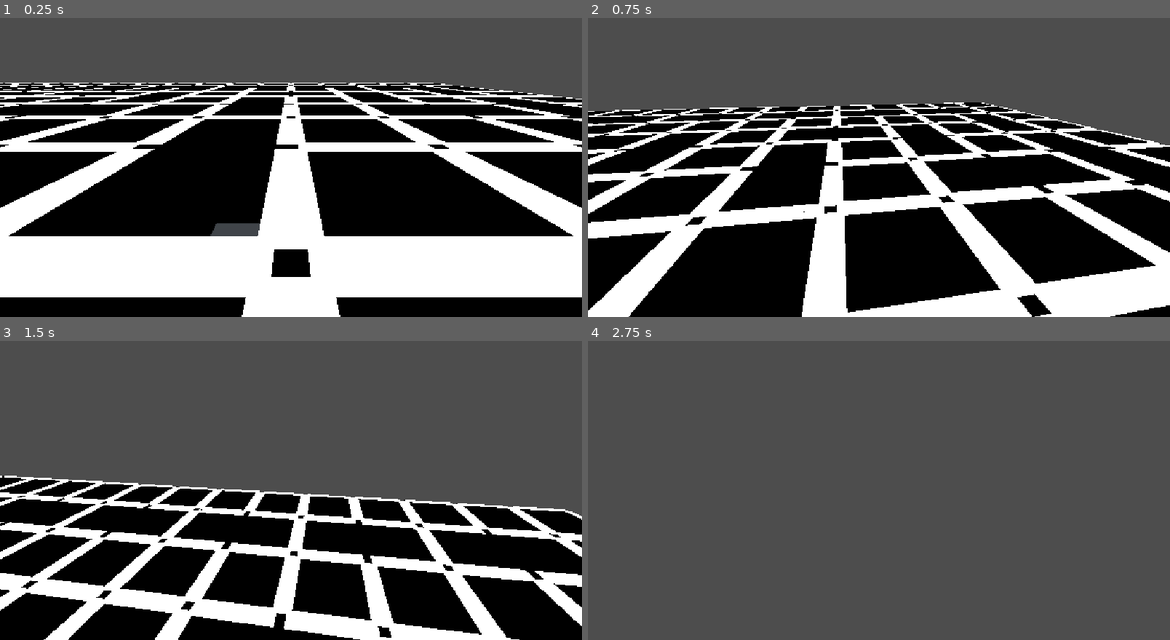
Above: before the commit, frames 1-4 (two rows, left to right).
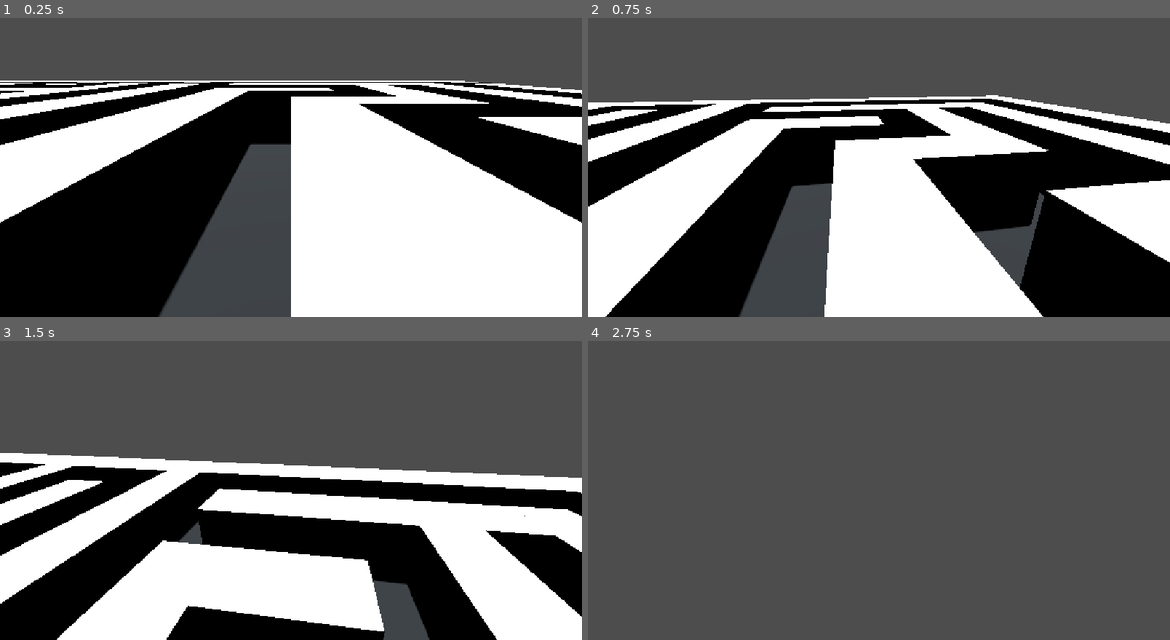
Above: after the commit, the same moments.

Repository: idtest1gg-arch/maze
Game: Godot game, scene res://Main.tscn
The game is run twice, just before and just after one commit, with the same random seed, the same clock (stepped at 60 frames per second) and the same inputs.
Inputs (mouse positions are in pixels of both pictures, inside the frame that each line leads up to):
- Up to frame 1 (0.25 s): no input
- Up to frame 2 (0.75 s): tap Enter at 0.5 s; move the mouse to (908, 152) at 0.52 s; hold W from 0.53 s (still down); hold E from 0.53 s (still down); click (908, 152) at 0.67 s
- Up to frame 3 (1.5 s): keep holding W; move the mouse to (261, 478) at 1.27 s; release E at 1.28 s; tap Q at 1.35 s
- Up to frame 4 (2.75 s): keep holding W; move the mouse to (890, 469) at 2.02 s; hold Shift from 2.03 s (still down)

The runs differ from the first frame. In frame 1, 42% of the frame differs, in the area x 0-100%, y 20-100%; in frame 2, 40%; in frame 3, 35%; in frame 4, nothing differs.

Commit message:
Rewrite the maze generation using a different carving approach so the labyrinth looks like a real maze instead of a dense grid.

Diff:
--- a/maze/Main.tscn
+++ b/maze/Main.tscn
@@ -5,12 +5,10 @@
 
 [node name="MazeRoot" type="Node3D"]
 script = ExtResource("1")
-maze_width = 17
-maze_height = 17
+maze_width = 21
+maze_height = 21
 cell_size = 2.0
 wall_height = 2.5
-wall_thickness = 0.22
-wall_margin = 0.1
 
 [node name="Camera3D" type="Camera3D" parent="."]
 transform = Transform3D(1, 0, 0, 0, 0.866025, 0.5, 0, -0.5, 0.866025, 0, 3.5, 7)
--- a/maze/MazeGenerator.gd
+++ b/maze/MazeGenerator.gd
@@ -1,11 +1,9 @@
 extends Node3D
 
-@export var maze_width: int = 17
-@export var maze_height: int = 17
+@export var maze_width: int = 21
+@export var maze_height: int = 21
 @export var cell_size: float = 2.0
 @export var wall_height: float = 2.5
-@export var wall_thickness: float = 0.22
-@export var wall_margin: float = 0.1
 @export var wall_color: Color = Color(0.92, 0.88, 0.8)
 @export var floor_color: Color = Color(0.12, 0.14, 0.16)
 
@@ -26,89 +24,52 @@
     for y in range(maze_height):
         var row: Array = []
         for x in range(maze_width):
-            row.append({
-                "visited": false,
-                "walls": {"N": true, "E": true, "S": true, "W": true}
-            })
+            row.append(1)
         grid.append(row)
 
-    var stack: Array = [Vector2i(1, 1)]
-    grid[1][1]["visited"] = true
+    carve_maze(grid, Vector2i(1, 1))
+    create_floor(grid)
+    create_walls(grid)
+
+func carve_maze(grid: Array, start: Vector2i) -> void:
+    var stack: Array = [start]
+    grid[start.y][start.x] = 0
 
     while not stack.is_empty():
         var current: Vector2i = stack.back()
         var options: Array = []
+
         var directions: Array = [
-            Vector2i(0, -2),
             Vector2i(2, 0),
+            Vector2i(-2, 0),
             Vector2i(0, 2),
-            Vector2i(-2, 0)
+            Vector2i(0, -2)
         ]
 
         for delta in directions:
-            var next_cell: Vector2i = current + delta
-            if next_cell.x <= 0 or next_cell.x >= maze_width - 1:
+            var next: Vector2i = current + delta
+            if next.x <= 0 or next.x >= maze_width - 1:
                 continue
-            if next_cell.y <= 0 or next_cell.y >= maze_height - 1:
+            if next.y <= 0 or next.y >= maze_height - 1:
                 continue
-            if grid[next_cell.y][next_cell.x]["visited"]:
-                continue
-            options.append(delta)
+            if grid[next.y][next.x] == 1:
+                var wall_pos: Vector2i = current + delta / 2
+                if grid[wall_pos.y][wall_pos.x] == 1:
+                    options.append(delta)
 
         if options.is_empty():
             stack.pop_back()
             continue
 
         var delta: Vector2i = options[randi() % options.size()]
-        var next_cell: Vector2i = current + delta
-        var wall_cell: Vector2i = current + delta / 2
+        var next: Vector2i = current + delta
+        var mid: Vector2i = current + delta / 2
 
-        if delta.x > 0:
-            grid[current.y][current.x]["walls"]["E"] = false
-            grid[wall_cell.y][wall_cell.x]["walls"]["W"] = false
-        elif delta.x < 0:
-            grid[current.y][current.x]["walls"]["W"] = false
-            grid[wall_cell.y][wall_cell.x]["walls"]["E"] = false
-        elif delta.y > 0:
-            grid[current.y][current.x]["walls"]["S"] = false
-            grid[wall_cell.y][wall_cell.x]["walls"]["N"] = false
-        elif delta.y < 0:
-            grid[current.y][current.x]["walls"]["N"] = false
-            grid[wall_cell.y][wall_cell.x]["walls"]["S"] = false
+        grid[mid.y][mid.x] = 0
+        grid[next.y][next.x] = 0
+        stack.push_back(next)
 
-        grid[next_cell.y][next_cell.x]["visited"] = true
-        stack.push_back(next_cell)
-
-    create_floor()
-
-    for y in range(maze_height):
-        for x in range(maze_width):
-            var cell: Dictionary = grid[y][x]
-            var center_x := x * cell_size - (maze_width * cell_size) / 2.0 + cell_size / 2.0
-            var center_z := y * cell_size - (maze_height * cell_size) / 2.0 + cell_size / 2.0
-
-            if cell["walls"]["N"]:
-                add_wall_segment(
-                    Vector3(center_x, wall_height * 0.5, center_z - cell_size * 0.5 + wall_margin),
-                    Vector3(cell_size - wall_margin * 2.0, wall_height, wall_thickness)
-                )
-            if cell["walls"]["E"]:
-                add_wall_segment(
-                    Vector3(center_x + cell_size * 0.5 - wall_margin, wall_height * 0.5, center_z),
-                    Vector3(wall_thickness, wall_height, cell_size - wall_margin * 2.0)
-                )
-            if cell["walls"]["S"]:
-                add_wall_segment(
-                    Vector3(center_x, wall_height * 0.5, center_z + cell_size * 0.5 - wall_margin),
-                    Vector3(cell_size - wall_margin * 2.0, wall_height, wall_thickness)
-                )
-            if cell["walls"]["W"]:
-                add_wall_segment(
-                    Vector3(center_x - cell_size * 0.5 + wall_margin, wall_height * 0.5, center_z),
-                    Vector3(wall_thickness, wall_height, cell_size - wall_margin * 2.0)
-                )
-
-func create_floor() -> void:
+func create_floor(grid: Array) -> void:
     var floor_mesh := BoxMesh.new()
     floor_mesh.size = Vector3(maze_width * cell_size, 0.2, maze_height * cell_size)
 
@@ -123,14 +84,24 @@
     floor_instance.material_override = material
     add_child(floor_instance)
 
-func add_wall_segment(position: Vector3, size: Vector3) -> void:
+func create_walls(grid: Array) -> void:
+    for y in range(maze_height):
+        for x in range(maze_width):
+            if grid[y][x] != 1:
+                continue
+
+            var world_x: float = (x - (maze_width - 1) / 2.0) * cell_size
+            var world_z: float = (y - (maze_height - 1) / 2.0) * cell_size
+            add_wall_block(Vector3(world_x, wall_height * 0.5, world_z))
+
+func add_wall_block(position: Vector3) -> void:
     var wall_mesh := BoxMesh.new()
     wall_mesh.size = Vector3(1.0, 1.0, 1.0)
 
     var wall_instance := MeshInstance3D.new()
     wall_instance.name = "GeneratedWall"
     wall_instance.mesh = wall_mesh
-    wall_instance.scale = size
+    wall_instance.scale = Vector3(cell_size, wall_height, cell_size)
     wall_instance.position = position
 
     var material := StandardMaterial3D.new()
